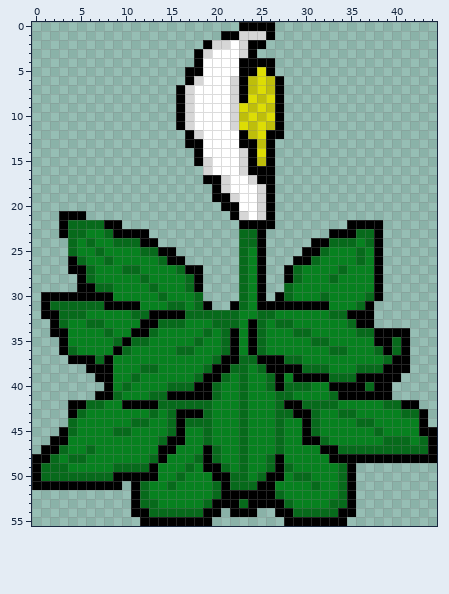
One commit to this pixel-art sprite: Assets/Textures/plantStage4.png. The first picture shows the starting point.
The file is 53x80 pixels. The old version is drawn lined up with the new one, on the new canvas.
After:
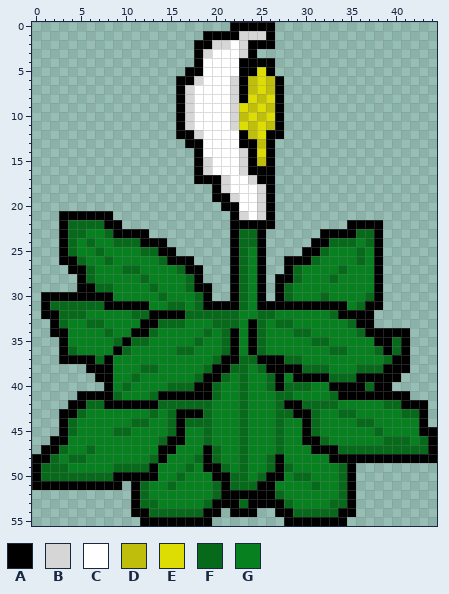
Palette (. is transparent): A #000000  B #d6d6d6  C #ffffff  D #bebe0b  E #dddd04  F #076a1b  G #07811f
Edits made:
canvas 53x80 -> 45x56, the old top-left corner now at -3,0 (the part of the old canvas that was cut away was empty and is not shown)
Changed rows in their new state; - is an unchanged pixel.
first column x 18:
 0 ----A----
 1 -AA------
 2 A-------A
first column x 16:
 6 A
first column x 16:
12 A
first column x 18:
16 A
17 A
first column x 3:
21 ---AAA------------------------------
22 -------------------A----------------
23 -------------------A---------A------
24 A----------A-------A----------------
25 A------------------A----------------
26 A-------------A----A-----A----------
27 -------------------A----------------
28 -------------------A----A-----------
29 ----------------A--A----A-----------
30 ----------------A--A----------------
31 ---------A-------AA-----------AA---A
32 -------------------------------A----
34 ----------------------------------A-
37 A-----------------------------------
first column x 3:
41 --AA-------A-------------------------AA--
42 -----AA---------------------------------A
43 A----------------------------------------
44 A----------------------------------------
47 ----------------------------A------------
